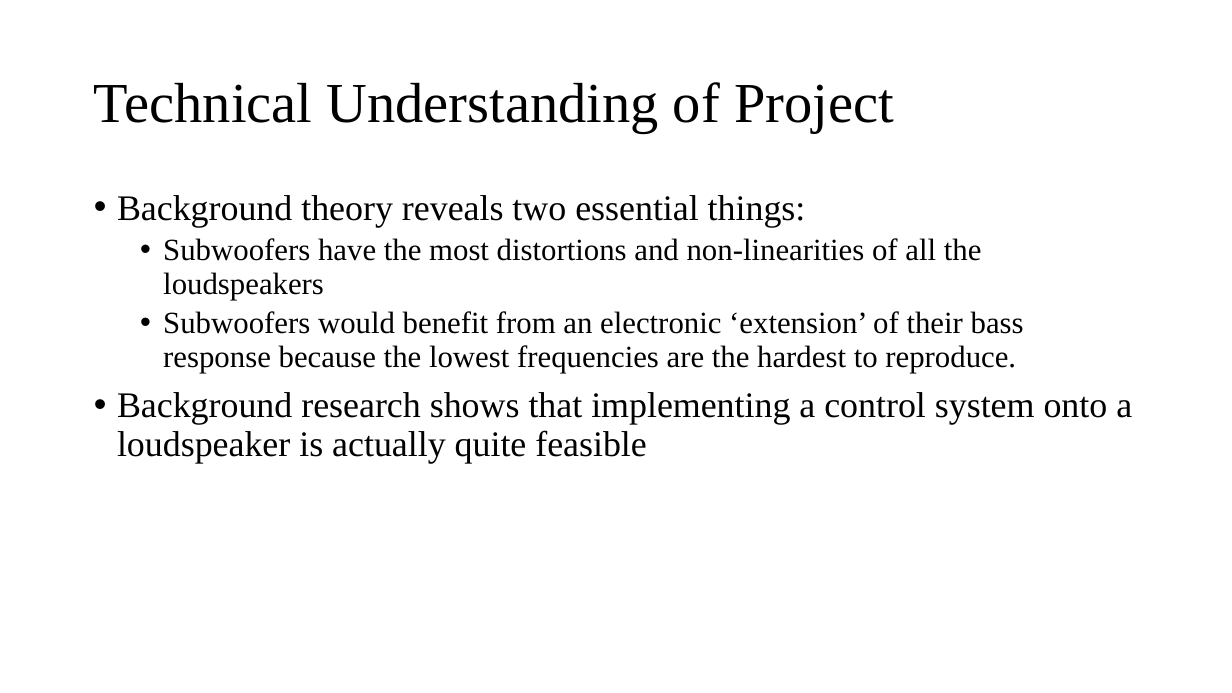
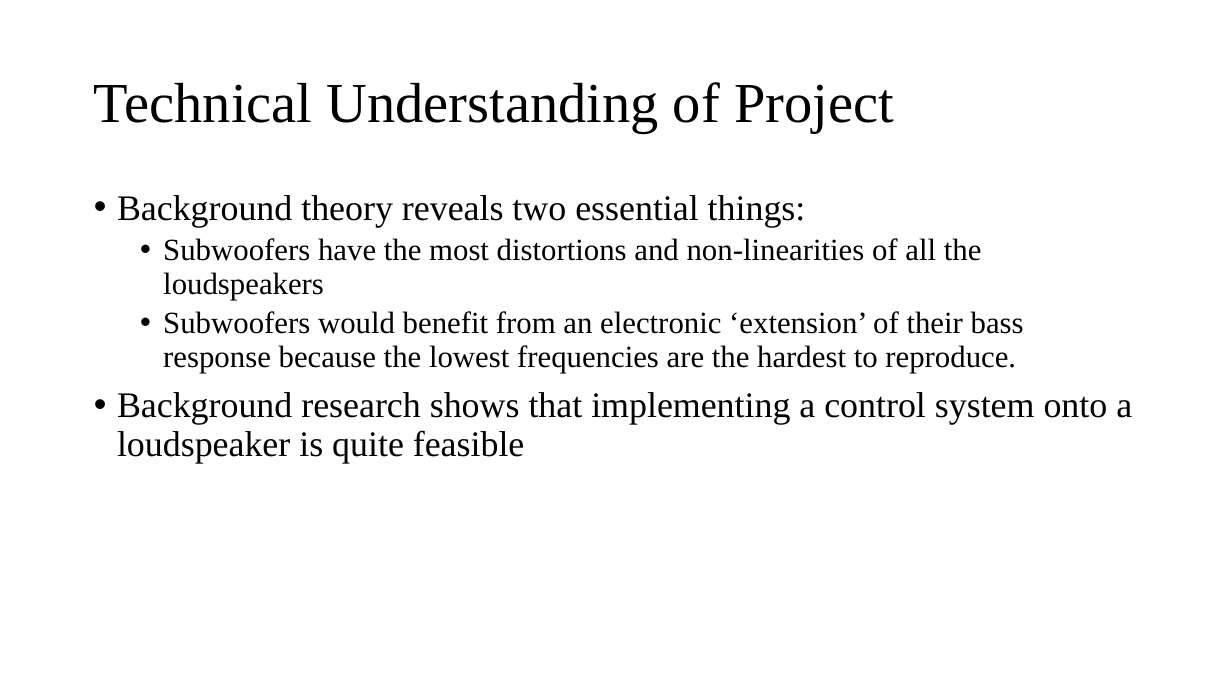
Before and after one commit to spez1998/3rd-year-project, a slide deck: slide 4 of Deliverables/2ndMarkerViva/viva_presentation.pptx. Drawn at 1232x693 pixels with LibreOffice and Linux fonts; fonts in the diff are those of the drawing. Boxes give left, top, right and bottom in pixels: in the first picture for what was removed or moved away, otherwise in the second. Text is boxed around its words. In the diff, an @@ line names an element or a change of style, - is before the commit and + after.

```diff
--- a/Deliverables/2ndMarkerViva/viva_presentation.pptx
+++ b/Deliverables/2ndMarkerViva/viva_presentation.pptx
@@ text at [117,392,1132,463]: text changed @@
-• Background research shows that implementing a control system onto a loudspeaker is actually quite feasible
+• Background research shows that implementing a control system onto a loudspeaker is quite feasible
```
Also in this commit, not shown: 4 other slides changed, 3 slides added, 1 other file.
